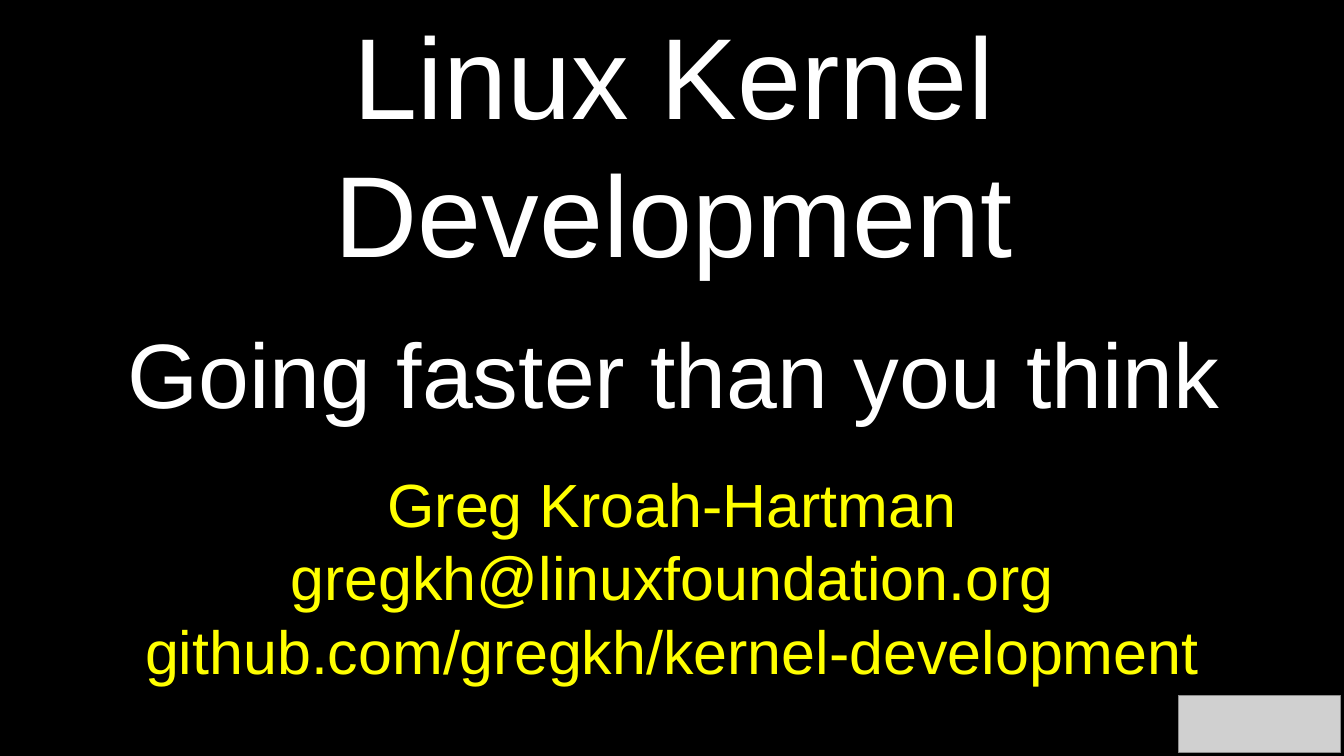
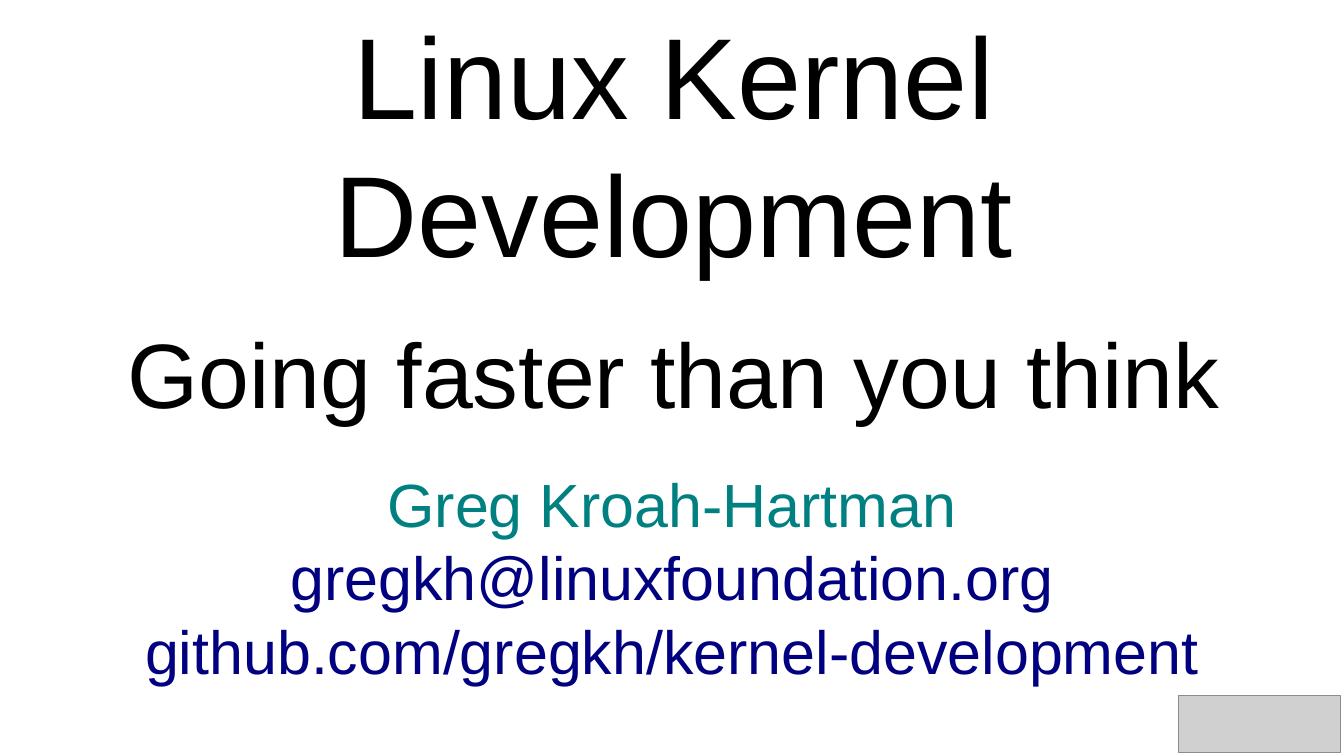
Before and after one commit to gregkh/kernel-development, a slide deck: slide 1 of kernel-development-16x9.odp. Drawn at 1344x756 pixels with LibreOffice and Linux fonts; fonts in the diff are those of the drawing; grey boxes stand for pictures. Boxes give left, top, right and bottom in pixels: in the first picture for what was removed or moved away, otherwise in the second. Text is boxed around its words. In the diff, an @@ line names an element or a change of style, - is before the commit and + after.

```diff
--- a/kernel-development-16x9.odp
+++ b/kernel-development-16x9.odp
@@ rectangle removed at bbox=[0, 0, 1344, 756] @@
@@ text "Linux Kernel Development" at bbox=[128, 35, 1220, 425]: text colour #FFFFFF to #000000, highlight none to #FFFFFF @@
@@ text "Greg Kroah-Hartman" at bbox=[145, 482, 1198, 685]: text colour #FFFF00 to #008080 in "Greg Kroah-Hartman"; text colour #FFFF00 to #000080 in "gregkh@linuxfoundation.org", "github.com/gregkh/kernel-development" @@
```
Also in this commit, not shown: 3 other slides changed, 12 slides added, 2 slides removed, 2 other files.
